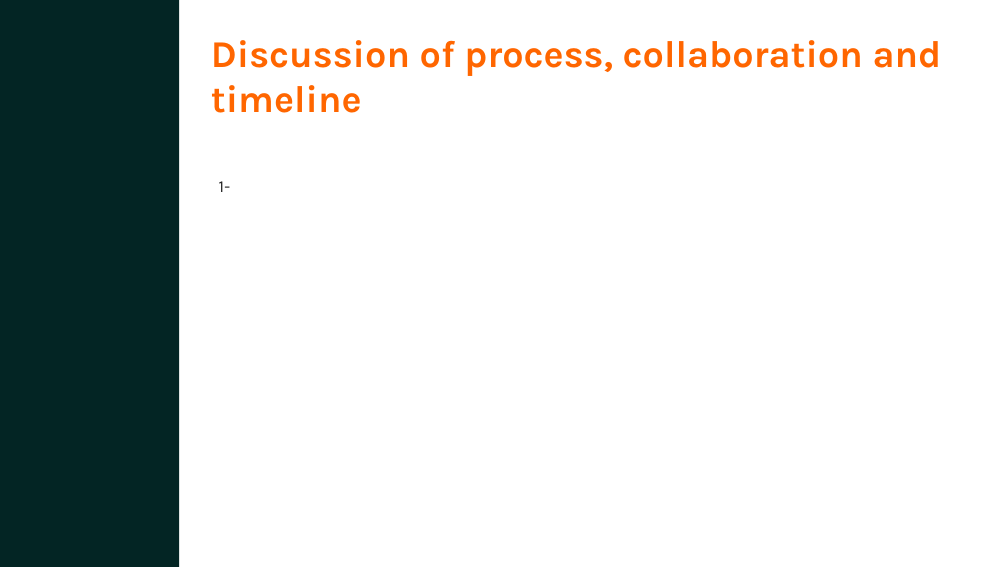
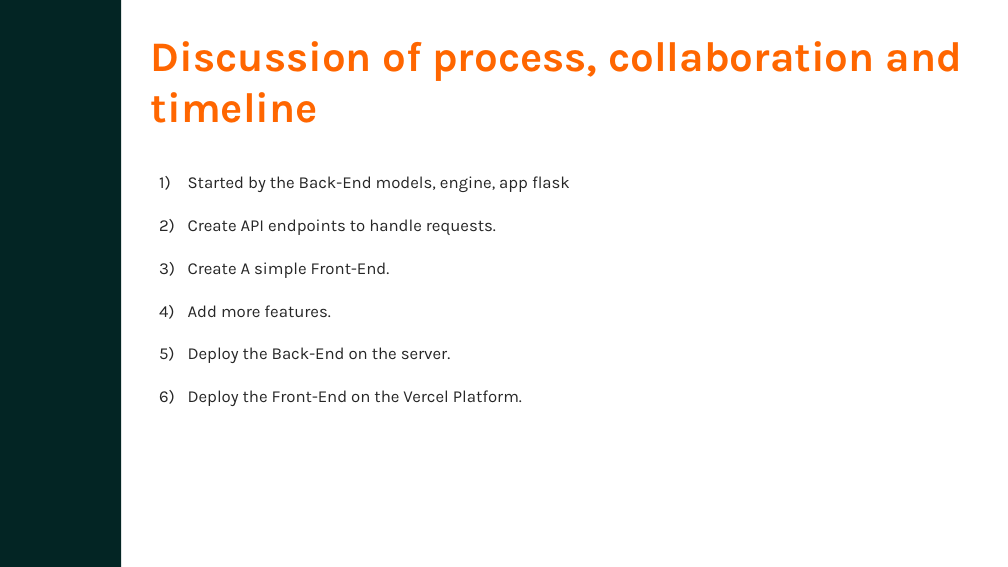
Before and after one commit to MahmoudEasa/Portfolio_E_Commerce, a slide deck: slide 6 of E-commerce_Presentation.pptx (slide 8 before the commit). Drawn at 1008x567 pixels with LibreOffice and Linux fonts; fonts in the diff are those of the drawing. Boxes give left, top, right and bottom in pixels: in the first picture for what was removed or moved away, otherwise in the second. Text is boxed around its words. In the diff, an @@ line names an element or a change of style, - is before the commit and + after.

```diff
--- a/E-commerce_Presentation.pptx
+++ b/E-commerce_Presentation.pptx
@@ rectangle: place and size @@
-rectangle at (0,0,179,567)
+rectangle at (0,0,121,567)
@@ text "Discussion of process, collaboration and ...": place and size @@
-text "Discussion of process, collaboration and ..." at (211,40,942,113)
+text "Discussion of process, collaboration and ..." at (151,41,962,123)
@@ text "Discussion of process, collaboration and ..." at (151,41,962,123): size 36 to 40 pt @@
@@ text added at (188,176,570,406), 16 pt, text #262626 @@
+1) Started by the Back-End models, engine, app flask
+2) Create API endpoints to handle requests.
+3) Create A simple Front-End.
+4) Add more features.
+5) Deploy the Back-End on the server.
+6) Deploy the Front-End on the Vercel Platform.
@@ text removed at (219,181,230,192) @@
-1-
```
Also in this commit, not shown: 7 other slides changed, 1 slide added, 2 slides removed.
